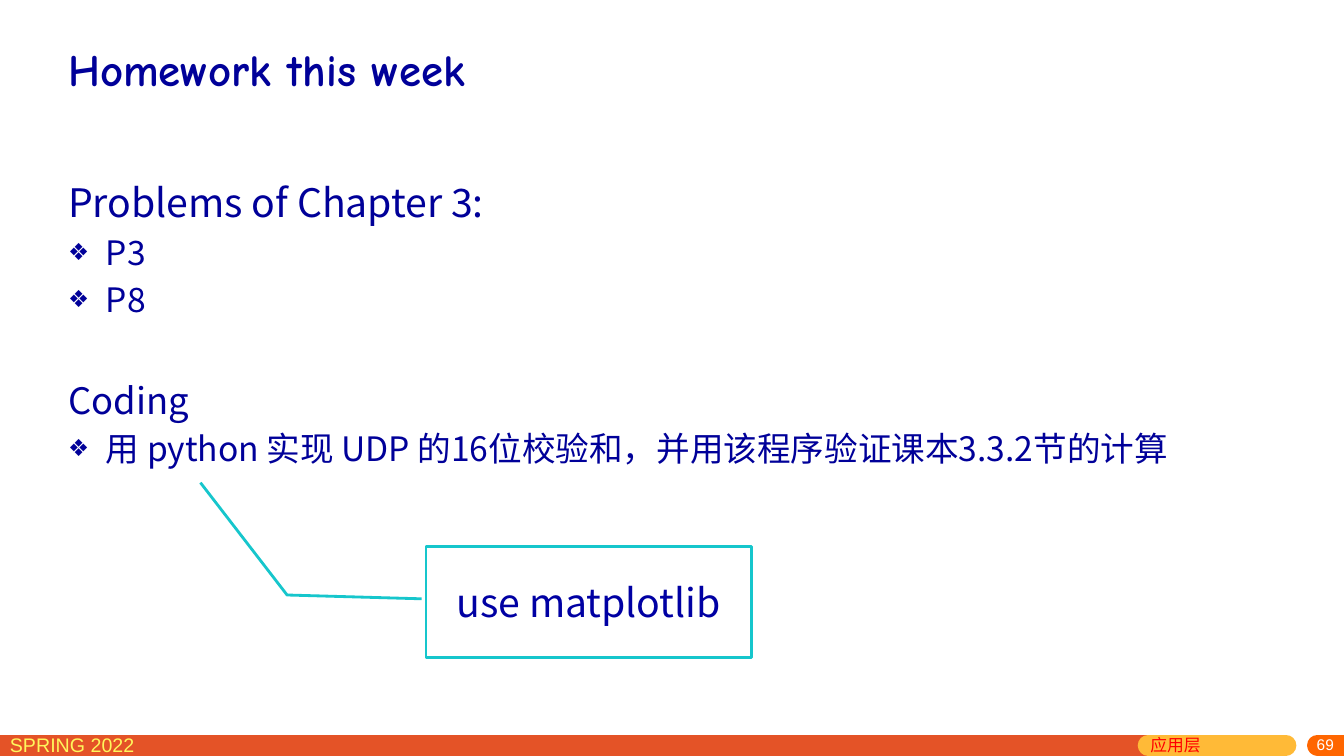
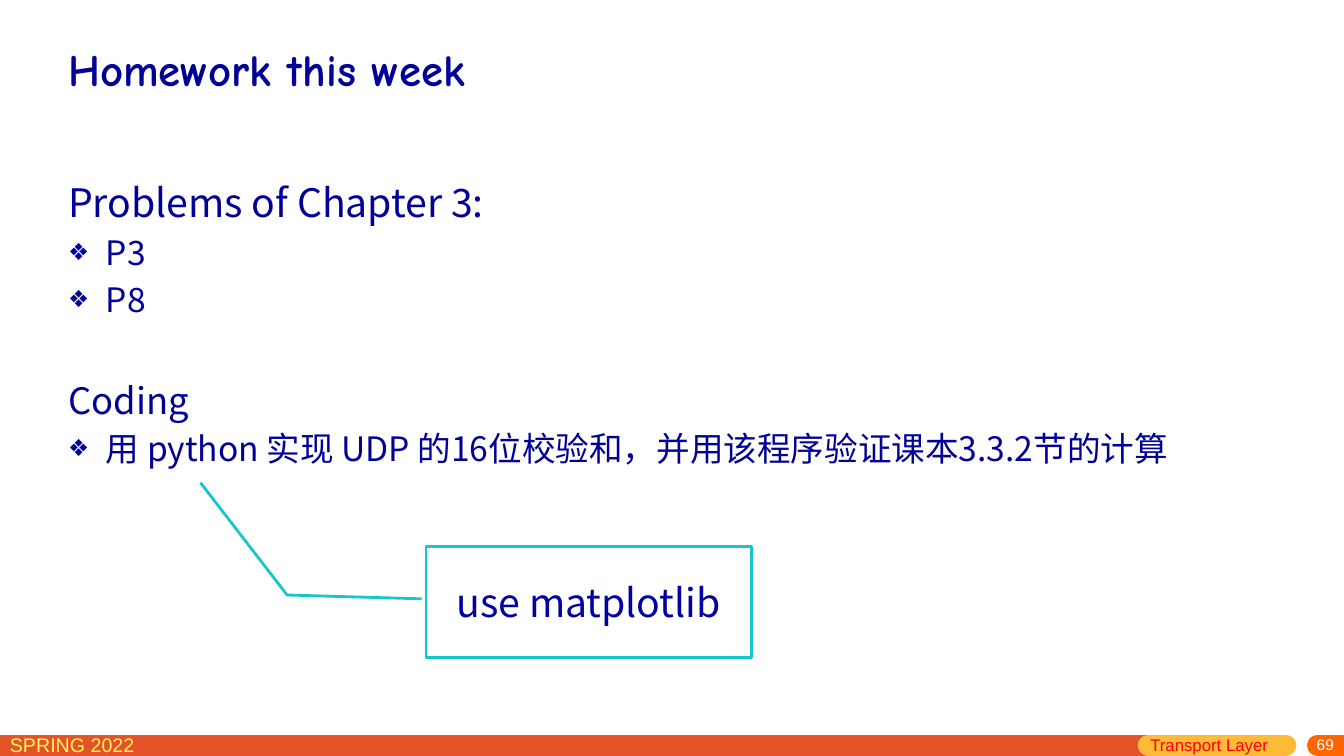
Before and after one commit to network-whu/slides, a slide deck: slide 69 of pptx/chapter3.pptx. Drawn at 1344x756 pixels with LibreOffice and Linux fonts; fonts in the diff are those of the drawing. Boxes give left, top, right and bottom in pixels: in the first picture for what was removed or moved away, otherwise in the second. Text is boxed around its words. In the diff, an @@ line names an element or a change of style, - is before the commit and + after.

Commit message:
week 9

```diff
--- a/pptx/chapter3.pptx
+++ b/pptx/chapter3.pptx
@@ text at box(1150, 739, 1268, 755): text changed @@
-应用层
+Transport Layer
```
Also in this commit, not shown: 2 other slides changed, 2 other files.
